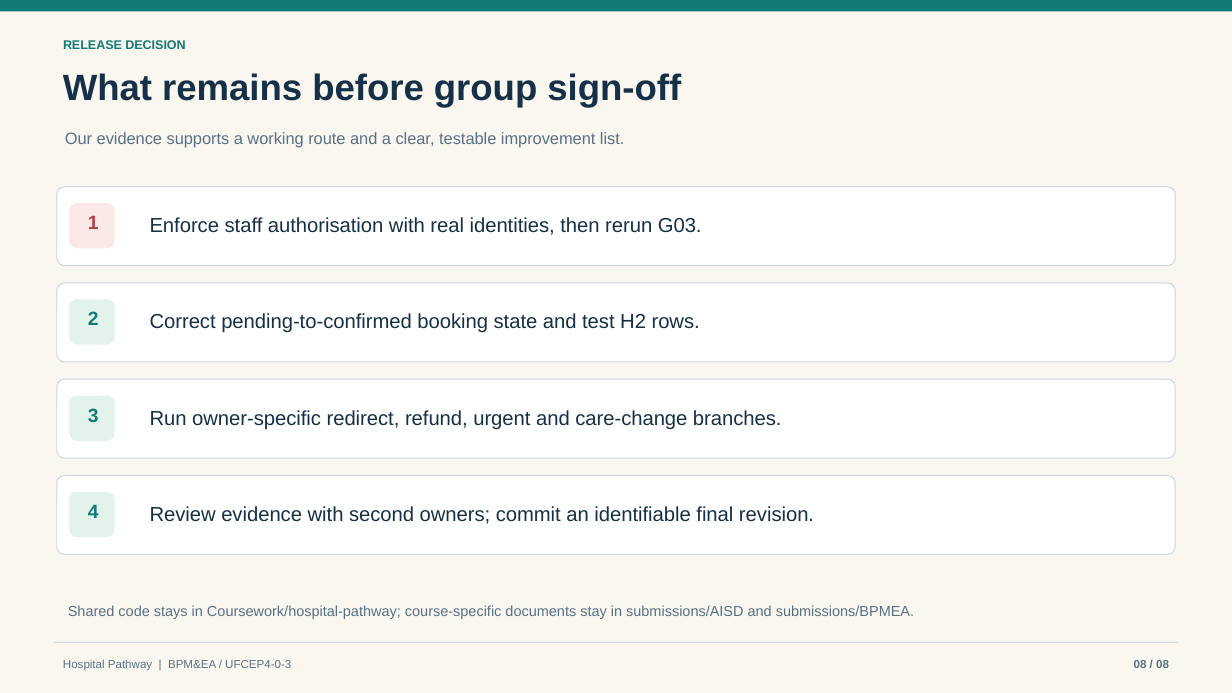
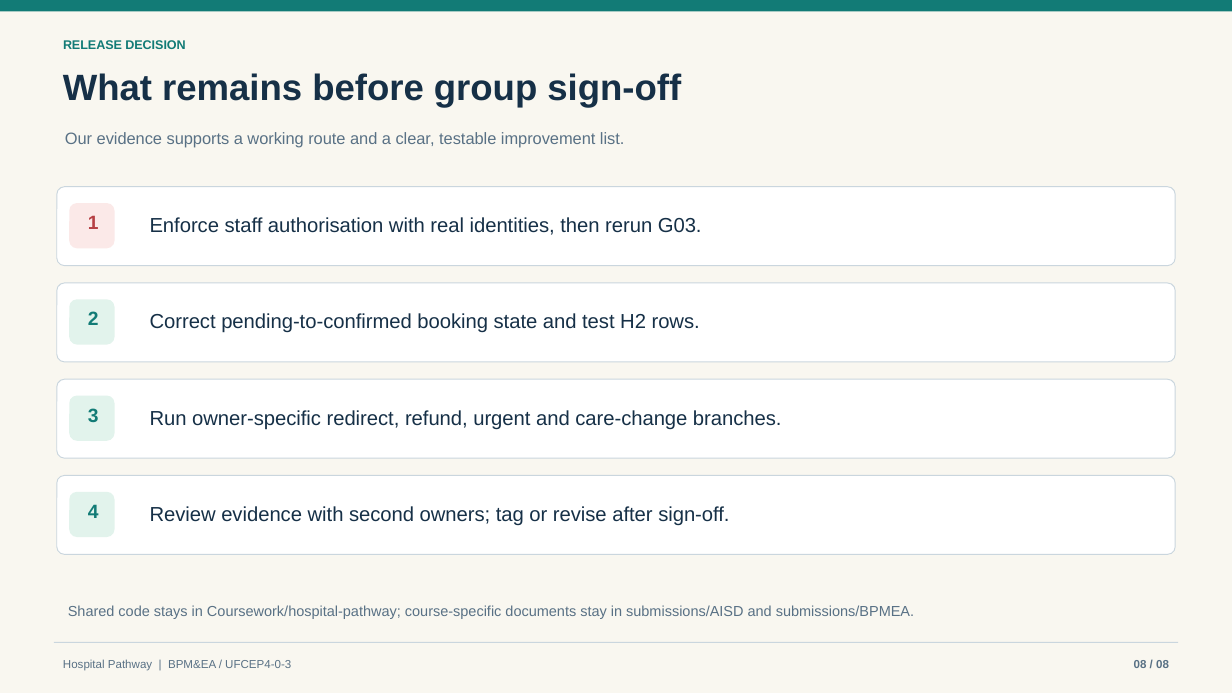
Before and after one commit to Estrella6066773/HW_AISD, a slide deck: slide 8 of submissions/BPMEA/Hospital_Pathway_BPMEA_Presentation_2026-09-29.pptx. Drawn at 1232x693 pixels with LibreOffice and Linux fonts; fonts in the diff are those of the drawing. Boxes give left, top, right and bottom in pixels: in the first picture for what was removed or moved away, otherwise in the second. Text is boxed around its words. In the diff, an @@ line names an element or a change of style, - is before the commit and + after.

Commit message:
Update submission status after repository upload

```diff
--- a/submissions/BPMEA/Hospital_Pathway_BPMEA_Presentation_2026-09-29.pptx
+++ b/submissions/BPMEA/Hospital_Pathway_BPMEA_Presentation_2026-09-29.pptx
@@ text at bbox=[150, 506, 729, 526]: text changed @@
-Review evidence with second owners; commit an identifiable final revision.
+Review evidence with second owners; tag or revise after sign-off.
```
Also in this commit, not shown: 5 other files.
